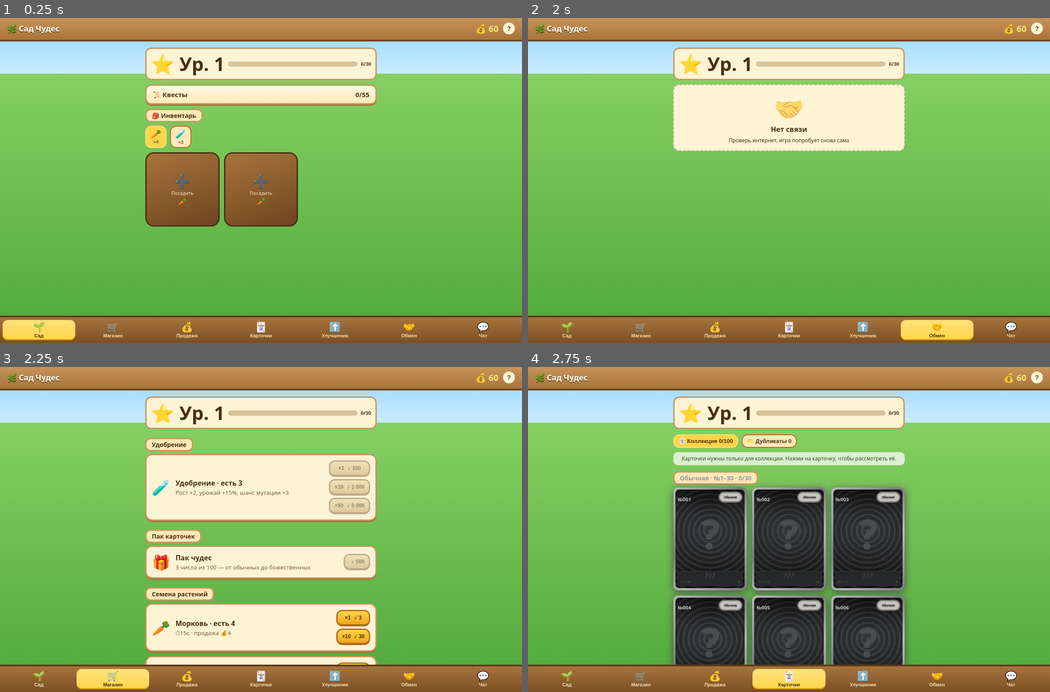
Above: before the commit, frames 1-4 (two rows, left to right).
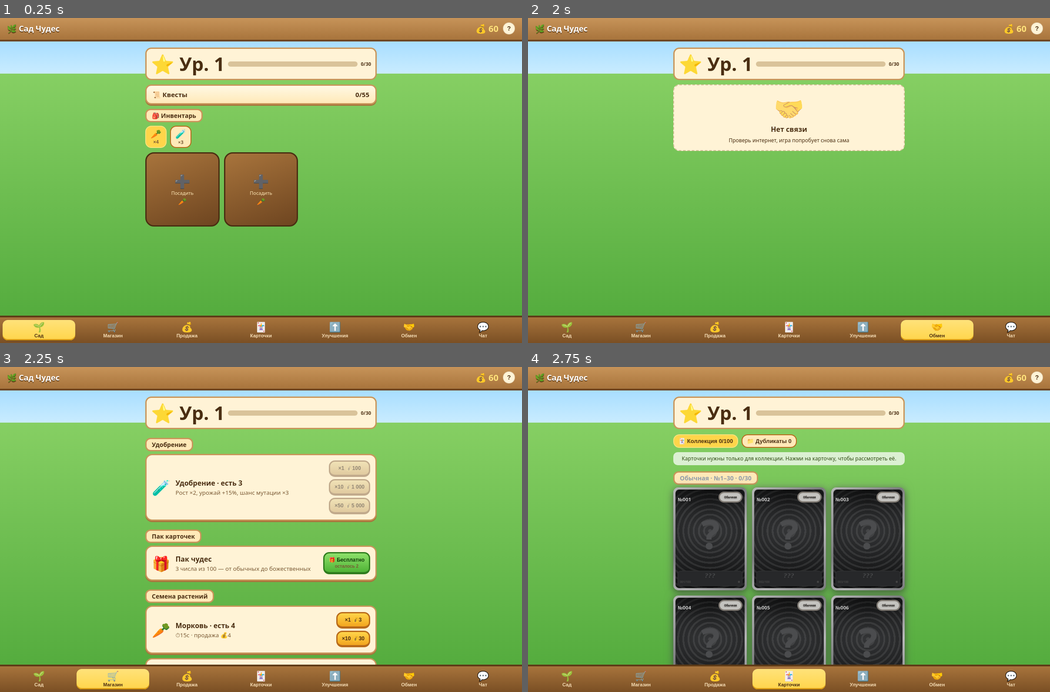
Above: after the commit, the same moments.

Repository: baicyddh-ops/game
Game: browser game, page index.html
The game is run twice, just before and just after one commit, with the same random seed, the same clock (stepped at 60 frames per second) and the same inputs.
Inputs (mouse positions are in pixels of both pictures, inside the frame that each line leads up to):
- Up to frame 1 (0.25 s): no input
- Up to frame 2 (2 s): move the mouse to (684, 206) at 1.07 s; click "🥕 ×4" at 1.17 s; click "💬 Чат" at 1.5 s; move the mouse to (762, 148) at 1.57 s; tap E at 1.68 s; click "🤝 Обмен" at 1.83 s
- Up to frame 3 (2.25 s): move the mouse to (490, 435) at 2.07 s; click "🛒 Магазин" at 2.17 s
- Up to frame 4 (2.75 s): click "🃏 Карточки" at 2.5 s; move the mouse to (815, 386) at 2.57 s

Frames 1-2 are identical in both runs. In frame 3, 4.3% of the frame differs, in the area x 27-73%, y 56-92%; in frame 4, nothing differs.

Commit message:
Add files via upload

Diff:
--- a/index.html
+++ b/index.html
@@ -202,9 +202,11 @@
 function fact(n){const q=Math.sqrt(n);if(n==100)return"Целая сотня — вершина сада";if(isP(n))return"Простое: делится ли …(278 unchanged characters)…
 PL.forEach((p,i)=>p[4]=Math.round(p[2]*(1.25-i*.004)));
 // ---- состояние ----
-let S={m:60,cards:{},s:{0:4},sel:0,fe:3,h:{},dup:{},ct:0,plots:[{p:null},{p:null}],spd:0,prc:0,lck:0,yld:0,nw:[],esc:{},mc:{}},K="sadchudes5",tab=0,SG="",sv=0;
+const S0=()=>({m:60,cards:{},s:{0:4},sel:0,fe:3,h:{},dup:{},ct:0,plots:[{p:null},{p:null}],spd:0,prc:0,lck:0,yld:0,nw:[],esc:{},mc:{}});let K="sadchudes5",tab=0,SG="",sv=0;let S=S0();
 try{["sadchudes2","sadchudes3","sadchudes4"].forEach(k=>localStorage.removeItem(k));const x=localStorage.getItem(K);if(x)S=Object.assign(S,JSON.parse(x))}catch(e){}
-if(!S.ach)S.ach={};["auto","dsc","nt","nd","c","qc","q","qd","dl","an","it","fd","fk","mp","sh","od","to","tg","tc","bl","sc","nb","vn","ft","gt","sw","fv","lg"].forEach(k=>delete S[k]);S.xp|=0;S.pg|=0;S.tot|=0;if(!S.achv){S.achv=1;const n={};for(const k in S.ach){const i=+k;if(i==10||i==17)continue;n[i-(i>10)-(i>17)]=1}S.ach=n}if(!S.tr)S.tr={};if(!S.qd)S.qd={};if(!S.dms)S.dms={};if(!S.seen)S.seen={};
+// v12: полный сброс прогресса один раз + 2 бесплатных пака
+if(S.rs!=1){const kp={};["code","nick","uid","dms","seen","clr","ntf"].forEach(x=>{if(S[x]!==undefined)kp[x]=S[x]});S=Object.assign(S0(),kp);S.rs=1;S.fp=2;try{localStorage.setItem(K,JSON.stringify(S))}catch(e){}}
+if(!S.ach)S.ach={};["auto","dsc","nt","nd","c","q","dl","an","it","fd","fk","mp","sh","od","to","tg","tc","bl","sc","nb","vn","ft","gt","sw","fv","lg"].forEach(k=>delete S[k]);S.xp|=0;S.pg|=0;S.tot|=0;if(!S.achv){S.achv=1;const n={};for(const k in S.ach){const i=+k;if(i==10||i==17)continue;n[i-(i>10)-(i>17)]=1}S.ach=n}if(!S.tr)S.tr={};if(!S.qd)S.qd={};if(!S.dms)S.dms={};if(!S.seen)S.seen={};
 if(!S.mk||!S.mk.x||S.mk.x.length!=PL.length)S.mk={t:Date.now(),x:PL.map(()=>1)};
 if(S.mv!=3){S.plots.forEach(pl=>{if(pl.p!=null)pl.m=pl.m>=0?1<<pl.m:0});const nh={};for(const k in S.h){const a=k.split(".").map(Number);a[2]=a[2]>=0?1<<a[2]:0;const nk=a.join(".");nh[nk]=(nh[nk]||0)+S.h[k]}S.h=nh;S.mv=3}
 S.plots=S.plots.map(pl=>pl.p==null?{p:null}:{p:pl.p,g:pl.g||0,f:pl.f?1:0,m:pl.m|0,l:pl.l||Date.now()});
@@ -237,8 +239,8 @@
 function give(n){if(!S.cards[n]){S.cards[n]=1;return"NEW"}S.dup[n]=(S.dup[n]||0)+1;return"DUP"}
 function openOv(h,c){$("sheet").className="sheet "+(c||"");$("sheet").innerHTML=h;$("ov").classList.add("on")}
 function closeOv(s){$("ov").classList.remove("on");if(!s)render()}
-function buyPack(){const k=PACK;if(S.m<k.c)return;S.m-=k.c;qp("pk",1);const nb2=[],res=[0,0,0].map(()=>{const n=roll(k.w),t=give(n);if(t=="NEW"&&!nb2.includes(n))nb2.push(n);return C(n,S.cards[n],tagH(t))});if(nb2.length)S.nw=nb2;save();vib(30);
- openOv(`<h2 style="margin-top:0;text-align:center;color:var …(84 unchanged characters)… ss="r2g"><button class="btn g" ${S.m<k.c?"disabled":""} onclick="closeOv();buyPack()">Ещё · 💰${fmt(k.c)}</button><button class="btn" onclick="closeOv()">Забрать!</button></div>`);
+function buyPack(){const k=PACK,fr=S.fp>0;if(!fr&&S.m<k.c)return;if(fr)S.fp--;else S.m-=k.c;qp("pk",1);const nb2=[],res=[0,0,0].map(()=>{const n=roll(k.w),t=give(n);if(t=="NEW"&&!nb2.includes(n))nb2.push(n);return C(n,S.cards[n],tagH(t))});if(nb2.length)S.nw=nb2;save();vib(30);
+ openOv(`<h2 style="margin-top:0;text-align:center;color:var …(84 unchanged characters)… ss="r2g"><button class="btn g" ${S.m<k.c&&!(S.fp>0)?"disabled":""} onclick="closeOv();buyPack()">Ещё · ${S.fp>0?"🎁 Бесплатно ("+S.fp+")":"💰"+fmt(k.c)}</button><button class="btn" onclick="closeOv()">Забрать!</button></div>`);
  document.querySelectorAll(".pk .card").forEach((c,j)=>c.style.animationDelay=j*.5+"s")}
 function zoom(n){openOv(`<div class="zoom">${C(n,1)}</div><p class="tip">${S.dup[n]?"Дубликатов в папке: "+S.dup[n]:"Карточка для коллекции"}</p><button class="btn wide" onclick="closeOv()">Закрыть</button>`,"zoom")}
 // ---- сад ----
@@ -267,7 +269,7 @@
 function shopH(){const b=(l,c,f)=>`<button class="btn s" ${S.m<c?"disabled":""} onclick="${f}">${l} 💰${fmt(c)}</button>`;
  let h="";
  h+=`<h2>Удобрение</h2><div class="box"><div class="big">🧪</div><div class="t"><b>Удобрение · есть ${S.fe}</b><small>Рост ×2, урожай +15%, шанс мутации ×3</small></div><div class="btns">${b("×1",PR.fe,"buy(1)")}${b("×10",PR.fe*10,"buy(10)")}${b("×50",PR.fe*50,"buy(50)")}</div></div>`;
- h+=`<h2>Пак карточек</h2><div class="box"><div class="big"> …(72 unchanged characters)…  обычных до божественных</small></div>${b("",PACK.c,"buyPack()")}</div>`;
+ h+=`<h2>Пак карточек</h2><div class="box"><div class="big"> …(72 unchanged characters)…  обычных до божественных</small></div>${S.fp>0?`<button class="btn g s" onclick="buyPack()">🎁 Бесплатно<br><small>осталось ${S.fp}</small></button>`:b("",PACK.c,"buyPack()")}</div>`;
  return h+"<h2>Семена растений</h2>"+PL.map((p,i)=>`<div class="box"><div class="big">${p[0]}</div><div class="t"><b>${ …(303 unchanged characters)…
 function marketH(){const ks=Object.keys(S.h).filter(k=>S.h[k]>0).sort((a,c)=>+a.split(".")[0]-+c.split(".")[0]);let tot=0,cnt=0;
  const items=ks.map(k=>{const[p,f,m]=k.split(".").map(Number),n=S.h[k],v=val(p,f,m),P=PL[p],mc=m?MUT[mtop(m)][4]:"#8fd1 …(317 unchanged characters)…
